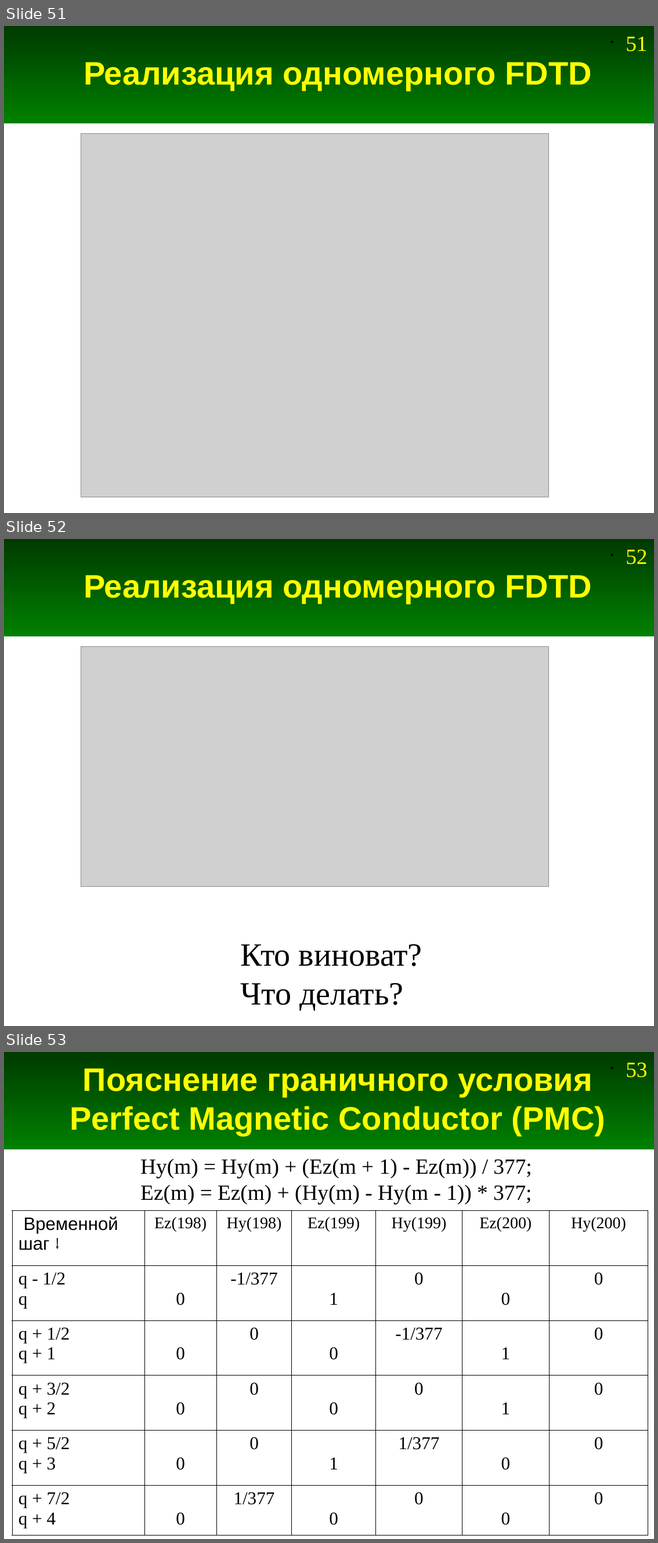
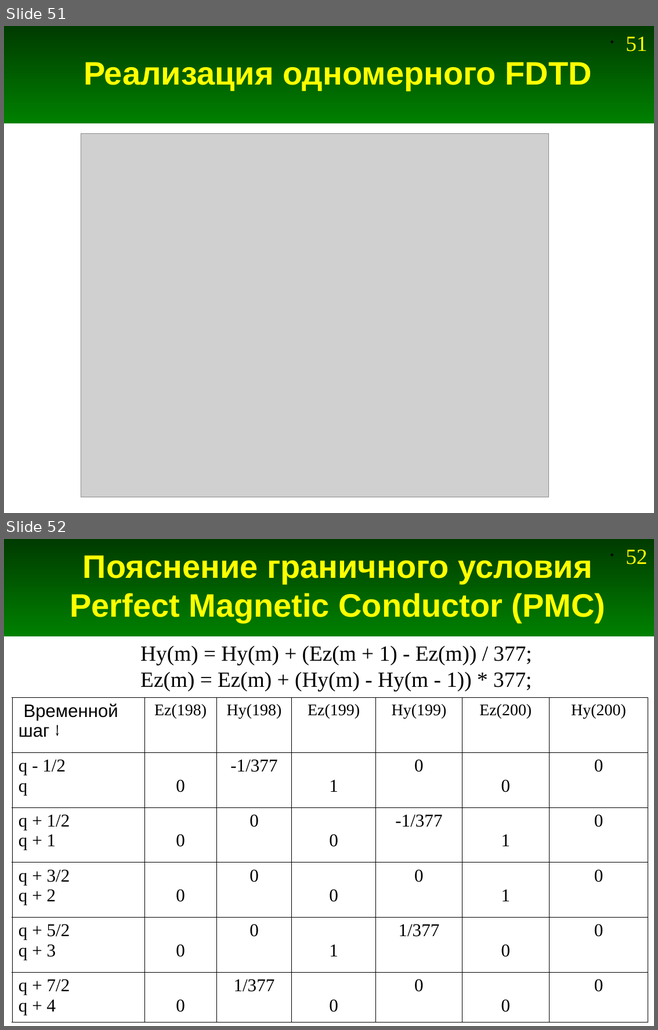
Before and after one commit to andris0147sv/modelling, a slide deck: presentations/2. FDTD.odp. Shown one above the other, each under a label of ours: slides 51, 52 and 53 before the commit, slides 51 and 52 after it. The pictures are 658x1543 and 658x1030 pixels, drawn with LibreOffice and Linux fonts; fonts in the diff are those of the drawing; grey boxes stand for pictures. Boxes give left, top, right and bottom in pixels: in the first picture for what was removed or moved away, otherwise in the second. Text is boxed around its words. In the diff, an @@ line names an element or a change of style, - is before the commit and + after.

```diff
--- a/presentations/2. FDTD.odp
+++ b/presentations/2. FDTD.odp
@@ slide 52 removed at bbox=[4, 539, 654, 1026], background #FFFFFF; not listed: 2 template elements that a slide beside it also shows @@
@@ title removed at bbox=[83, 575, 592, 603] @@
-Реализация одномерного FDTD
@@ picture removed at bbox=[81, 647, 549, 887] @@
@@ text removed at bbox=[240, 944, 422, 1011] @@
-Кто виноват?
-Что делать?
@@ what was slide 53 is now slide 52 @@
@@ page number at bbox=[625, 549, 647, 565]: text changed @@
-• 53
+• 52
```
Also in this commit, not shown: 1 slide changed, 3 other files.
